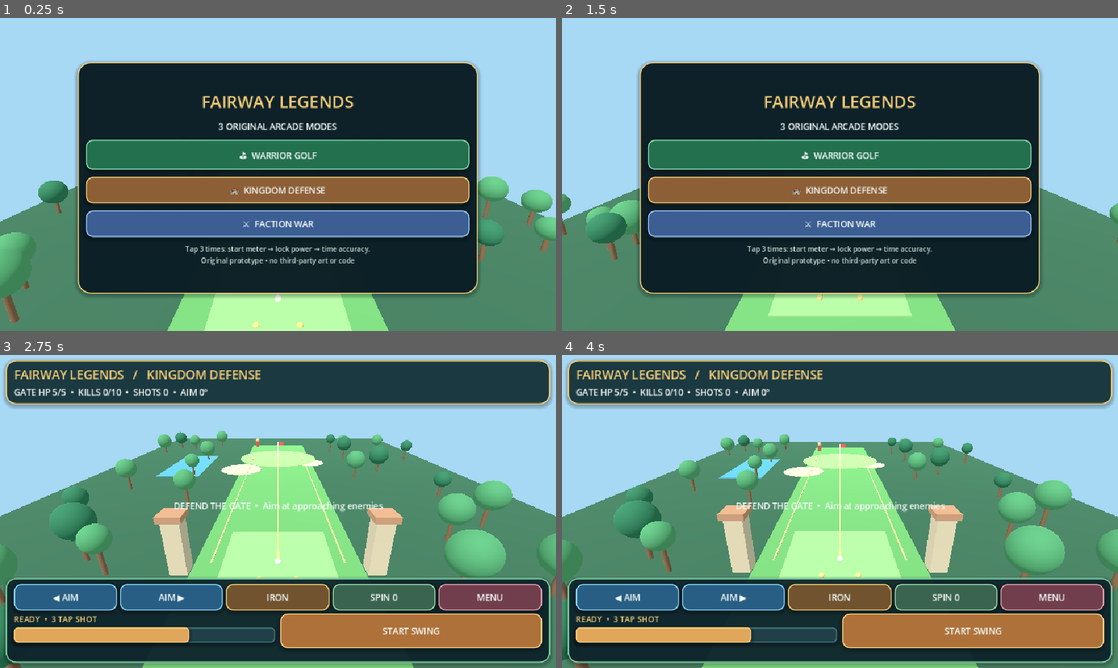
Above: before the commit, frames 1-4 (two rows, left to right).
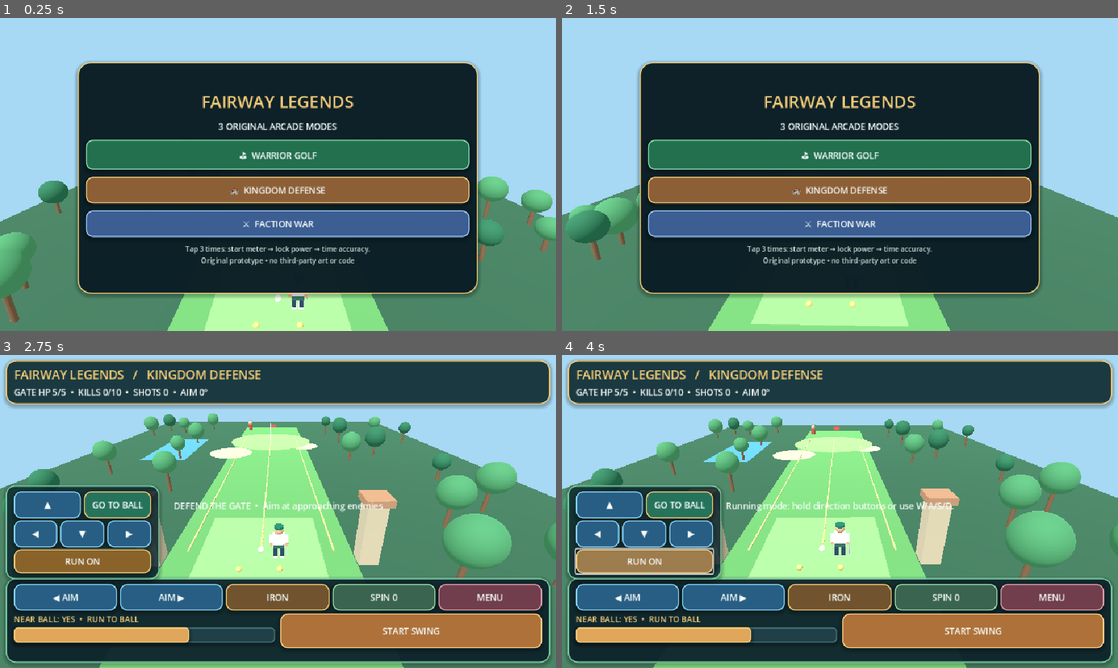
Above: after the commit, the same moments.

Repository: 168kk66-ship-it/golf-3d
Game: Godot game, scene res://main.tscn
Same seed, same stepped clock (60 frames per second), same inputs: the game is played once before the commit and once after it.
Inputs (mouse positions are in pixels of both pictures, inside the frame that each line leads up to):
- Up to frame 1 (0.25 s): no input
- Up to frame 2 (1.5 s): click "⛳ WARRIOR GOLF" at 0.5 s; click "MENU" at 1.25 s
- Up to frame 3 (2.75 s): click "🏰 KINGDOM DEFENSE" at 2 s
- Up to frame 4 (4 s): click (645, 561) at 2.75 s, where only the run after the commit has a clickable "RUN ON"; click (645, 561) at 3.5 s, where only the run after the commit has a clickable "WALK"

The runs differ from the first frame. In frame 1, 0.1% of the frame differs, in the area x 51-56%, y 88-94%; in frame 2, 3.3%; in frame 3, 26%, in the area x 0-100%, y 18-100%; in frame 4, 26%.

Commit message:
Add animated playable low-poly golfer, touch D-pad, walk/run, and ball approach without removing game modes

Diff:
--- a/scripts/legends.gd
+++ b/scripts/legends.gd
@@ -21,6 +21,24 @@
 var cam: Camera3D
 var ball: MeshInstance3D
 var aim_guide: MeshInstance3D
+var golfer: Node3D
+var golfer_visual: Node3D
+var left_leg: Node3D
+var right_leg: Node3D
+var left_arm: Node3D
+var right_arm: Node3D
+var move_panel: PanelContainer
+var run_button: Button
+var chase_button: Button
+var move_x := 0.0
+var move_z := 0.0
+var is_running := true
+var chase_ball := false
+var walk_clock := 0.0
+var avatar_heading := 0.0
+const WALK_SPEED := 3.4
+const RUN_SPEED := 7.3
+const SHOT_RANGE := 2.5
 var velocity := Vector3.ZERO
 var power_percentage := 60.0
 var accuracy_value := 0.0
@@ -162,7 +180,146 @@
 			_box(world_root, Vector3(2, 0.5, 2), Vector3(x, 5.2, 24), Color("#b48868"))
 	ball = _sphere(world_root, 0.25, TEE, WHITE)
 	aim_guide = _box(world_root, Vector3(0.085, 0.025, 4.6), Vector3.ZERO, GOLD)
+	_create_golfer()
 	_update_guide()
+
+# Original low-poly 3D golfer: head, cap, torso, arms, swinging legs and club.
+# The mesh is built entirely from Godot primitives and remains editable.
+func _create_golfer() -> void:
+	golfer = Node3D.new()
+	golfer.position = TEE + Vector3(1.45, -0.16, 0.75)
+	world_root.add_child(golfer)
+	golfer_visual = Node3D.new()
+	golfer.add_child(golfer_visual)
+	# Shoes / legs have separate pivots for a visible running animation.
+	for sign in [-1.0, 1.0]:
+		var leg := Node3D.new()
+		leg.position = Vector3(sign * 0.26, 0.96, 0.02)
+		golfer_visual.add_child(leg)
+		_box(leg, Vector3(0.29, 0.79, 0.32), Vector3(0, -0.4, 0), Color("#263e56"))
+		_box(leg, Vector3(0.37, 0.18, 0.57), Vector3(0, -0.83, -0.13), Color("#f4f6f3"))
+		if sign < 0:
+			left_leg = leg
+		else:
+			right_leg = leg
+	_box(golfer_visual, Vector3(0.94, 1.14, 0.47), Vector3(0, 1.55, 0), Color("#e2e7e5"))
+	_box(golfer_visual, Vector3(0.86, 0.33, 0.51), Vector3(0, 1.11, 0), Color("#2e6254"))
+	_box(golfer_visual, Vector3(0.48, 0.56, 0.035), Vector3(0, 1.68, -0.26), Color("#327c67"))
+	_sphere(golfer_visual, 0.34, Vector3(0, 2.43, -0.02), Color("#d7a67f"))
+	# Cap and brim; golfer faces local -Z.
+	_cylinder(golfer_visual, 0.35, 0.17, Vector3(0, 2.73, 0), Color("#1a7258"))
+	_box(golfer_visual, Vector3(0.70, 0.06, 0.31), Vector3(0, 2.70, -0.25), Color("#15533f"))
+	_sphere(golfer_visual, 0.05, Vector3(-0.12, 2.46, -0.319), Color("#302922"))
+	_sphere(golfer_visual, 0.05, Vector3(0.12, 2.46, -0.319), Color("#302922"))
+	for sign in [-1.0, 1.0]:
+		var arm := Node3D.new()
+		arm.position = Vector3(sign * 0.58, 1.94, 0.0)
+		golfer_visual.add_child(arm)
+		_box(arm, Vector3(0.29, 0.58, 0.34), Vector3(0, -0.26, 0), Color("#e4e8e6"))
+		_box(arm, Vector3(0.23, 0.38, 0.25), Vector3(0, -0.68, 0), Color("#d7a67f"))
+		if sign < 0:
+			left_arm = arm
+		else:
+			right_arm = arm
+	# Golf club attached to the golfer's right hand.
+	_cylinder(right_arm, 0.037, 1.45, Vector3(0.11, -1.40, -0.20), Color("#b9c6c9"))
+	_box(right_arm, Vector3(0.35, 0.13, 0.22), Vector3(0.0, -2.14, -0.26), Color("#404f5b"))
+	avatar_heading = 0.0
+	golfer_visual.rotation.y = avatar_heading
+	chase_ball = false
+	move_x = 0.0
+	move_z = 0.0
+
+
+func _move_hold(axis: String, value: float, held: bool) -> void:
+	if axis == "x":
+		move_x = value if held else (0.0 if is_equal_approx(move_x, value) else move_x)
+	else:
+		move_z = value if held else (0.0 if is_equal_approx(move_z, value) else move_z)
+	if held:
+		chase_ball = false
+
+
+func _direction_button(label_text: String, axis: String, value: float) -> Button:
+	var btn := _button(label_text, Color("#285e83"), Color("#8ad7fc"))
+	btn.custom_minimum_size = Vector2(57, 47)
+	btn.button_down.connect(func(): _move_hold(axis, value, true))
+	btn.button_up.connect(func(): _move_hold(axis, value, false))
+	return btn
+
+
+func _toggle_run() -> void:
+	is_running = not is_running
+	run_button.text = "RUN ON" if is_running else "WALK"
+	if is_running:
+		hint_label.text = "Running mode: hold direction buttons or use W/A/S/D."
+	else:
+		hint_label.text = "Walking mode: hold direction buttons or use W/A/S/D."
+
+
+func _chase_golf_ball() -> void:
+	if mode == "menu" or phase == "flying":
+		return
+	chase_ball = true
+	hint_label.text = "Golfer is running toward the ball. Tap a direction to steer."
+
+
+func _near_ball() -> bool:
+	if not is_instance_valid(golfer) or not is_instance_valid(ball):
+		return false
+	return Vector2(golfer.position.x, golfer.position.z).distance_to(Vector2(ball.position.x, ball.position.z)) < SHOT_RANGE
+
+
+func _animate_golfer(dt: float, moving: bool, pace: float) -> void:
+	if not is_instance_valid(golfer_visual):
+		return
+	if moving:
+		walk_clock += dt * pace
+	var swing := sin(walk_clock) * (0.8 if moving else 0.0)
+	left_leg.rotation.x = lerpf(left_leg.rotation.x, swing, minf(dt * 14.0, 1.0))
+	right_leg.rotation.x = lerpf(right_leg.rotation.x, -swing, minf(dt * 14.0, 1.0))
+	left_arm.rotation.x = lerpf(left_arm.rotation.x, -swing * 0.75, minf(dt * 12.0, 1.0))
+	right_arm.rotation.x = lerpf(right_arm.rotation.x, swing * 0.40, minf(dt * 12.0, 1.0))
+	var y_offset := absf(sin(walk_clock)) * 0.07 if moving else 0.0
+	golfer_visual.position.y = lerpf(golfer_visual.position.y, y_offset, minf(dt * 12.0, 1.0))
+
+
+func _update_golfer(dt: float) -> void:
+	if mode == "menu" or not is_instance_valid(golfer):
+		return
+	var walking := Vector3.ZERO
+	if phase == "ready" or phase == "done":
+		walking.x = move_x
+		walking.z = move_z
+		if Input.is_key_pressed(KEY_A):
+			walking.x -= 1.0
+		if Input.is_key_pressed(KEY_D):
+			walking.x += 1.0
+		if Input.is_key_pressed(KEY_W):
+			walking.z -= 1.0
+		if Input.is_key_pressed(KEY_S):
+			walking.z += 1.0
+		if chase_ball:
+			var target := ball.position - golfer.position
+			target.y = 0
+			if target.length() <= 1.58:
+				chase_ball = false
+				hint_label.text = "At the ball! Aim and tap START SWING."
+			else:
+				walking = target.normalized()
+	var moving := walking.length_squared() > 0.01
+	if moving:
+		walking = walking.normalized()
+		var pace := RUN_SPEED if is_running or chase_ball or Input.is_key_pressed(KEY_SHIFT) else WALK_SPEED
+		golfer.position += walking * pace * dt
+		golfer.position.x = clampf(golfer.position.x, -33.0, 33.0)
+		golfer.position.z = clampf(golfer.position.z, -45.0, 45.0)
+		avatar_heading = atan2(walking.x, -walking.z)
+		golfer_visual.rotation.y = lerp_angle(golfer_visual.rotation.y, avatar_heading, minf(dt * 12.0, 1.0))
+		_animate_golfer(dt, true, 12.0 if is_running or chase_ball else 7.0)
+	else:
+		_animate_golfer(dt, false, 0.0)
+
 
 func _panel_style(color: Color, border: Color, radius: int = 17) -> StyleBoxFlat:
 	var s := StyleBoxFlat.new()
@@ -297,6 +454,39 @@
 	swing_button.custom_minimum_size = Vector2(164, 60)
 	swing_button.pressed.connect(_press_swing)
 	row_two.add_child(swing_button)
+
+	# Visible mobile direction pad, run toggle and approach-ball shortcut.
+	move_panel = PanelContainer.new()
+	move_panel.anchor_left = 0
+	move_panel.anchor_right = 0
+	move_panel.anchor_top = 1
+	move_panel.anchor_bottom = 1
+	move_panel.offset_left = 10
+	move_panel.offset_right = 275
+	move_panel.offset_top = -315
+	move_panel.offset_bottom = -163
+	move_panel.add_theme_stylebox_override("panel", _panel_style(Color(0.05, 0.15, 0.18, 0.80), Color("#7bcfa4"), 15))
+	root.add_child(move_panel)
+	var movement_box := VBoxContainer.new()
+	movement_box.add_theme_constant_override("separation", 3)
+	move_panel.add_child(movement_box)
+	var move_top := HBoxContainer.new()
+	move_top.add_theme_constant_override("separation", 5)
+	movement_box.add_child(move_top)
+	move_top.add_child(_direction_button("▲", "z", -1.0))
+	chase_button = _button("GO TO BALL", Color("#26735c"), GOLD)
+	chase_button.pressed.connect(_chase_golf_ball)
+	move_top.add_child(chase_button)
+	var move_bottom := HBoxContainer.new()
+	move_bottom.add_theme_constant_override("separation", 5)
+	movement_box.add_child(move_bottom)
+	move_bottom.add_child(_direction_button("◀", "x", -1.0))
+	move_bottom.add_child(_direction_button("▼", "z", 1.0))
+	move_bottom.add_child(_direction_button("▶", "x", 1.0))
+	run_button = _button("RUN ON", Color("#8a632b"), GOLD)
+	run_button.custom_minimum_size = Vector2(190, 40)
+	run_button.pressed.connect(_toggle_run)
+	movement_box.add_child(run_button)
 
 	menu_panel = PanelContainer.new()
 	menu_panel.anchor_left = 0.14
@@ -343,7 +533,11 @@
 	hud_top.visible = false
 	hud_bottom.visible = false
 	hint_label.visible = false
+	move_panel.visible = false
 	menu_panel.visible = true
+	move_x = 0.0
+	move_z = 0.0
+	chase_ball = false
 
 func _start_mode(next_mode: String) -> void:
 	mode = next_mode
@@ -367,6 +561,7 @@
 	last_lie = TEE
 	hud_top.visible = true
 	hud_bottom.visible = true
+	move_panel.visible = true
 	hint_label.visible = true
 	menu_panel.visible = false
 	if mode == "golf":
@@ -410,6 +605,10 @@
 	if mode == "menu" or phase == "done" or phase == "flying":
 		return
 	if phase == "ready":
+		if not _near_ball():
+			hint_label.text = "TOO FAR! Walk/run to the ball or press GO TO BALL."
+			chase_ball = true
+			return
 		phase = "power"
 		meter_time = 0
 		hint_label.text = "Tap again to LOCK POWER!"
@@ -443,6 +642,7 @@
 		cam.position = cam.position.lerp(Vector3(0, 16, 40), minf(dt * 1.6, 1.0))
 		cam.look_at(Vector3(0, 0, -10), Vector3.UP)
 		return
+	_update_golfer(dt)
 	if phase == "power":
 		meter_time += dt
 		power_percentage = 15.0 + 85.0 * absf(sin(meter_time * 2.25))
@@ -454,9 +654,10 @@
 	if mode == "defense" and phase != "done":
 		_update_defense(dt)
 	if is_instance_valid(ball):
-		var target := ball.position + Vector3(0, 13, 20)
-		cam.position = cam.position.lerp(target, minf(dt * 2.2, 1.0))
-		cam.look_at(ball.position + Vector3(0, 0, -11), Vector3.UP)
+		var focus := ball.position if phase == "flying" else golfer.position
+		var target := focus + Vector3(0, 12.0, 17.0)
+		cam.position = cam.position.lerp(target, minf(dt * 2.5, 1.0))
+		cam.look_at(focus + Vector3(0, 0, -8), Vector3.UP)
 	_refresh_ui()
 
 func _simulate_ball(dt: float) -> void:
@@ -543,6 +744,9 @@
 func _reset_ball_to_tee() -> void:
 	velocity = Vector3.ZERO
 	ball.position = TEE
+	if is_instance_valid(golfer):
+		golfer.position = TEE + Vector3(1.45, -0.16, 0.75)
+	chase_ball = false
 	aim_degrees = 0
 	phase = "ready"
 	aim_guide.visible = true
@@ -623,10 +827,12 @@
 	club_button.text = CLUB_NAMES[club_index]
 	spin_button.text = "SPIN %d" % spin_index
 	swing_button.disabled = phase == "flying" or phase == "done"
+	if mode == "golf" and phase == "ready" and not _near_ball():
+		swing_button.text = "GO TO BALL FIRST"
 	if phase == "ready":
-		swing_button.text = "START SWING"
+		swing_button.text = "START SWING" if _near_ball() else "GO TO BALL FIRST"
 		meter.value = power_percentage
-		meter_label.text = "READY  •  3 TAP SHOT"
+		meter_label.text = "NEAR BALL: " + ("YES" if _near_ball() else "NO") + "  •  RUN TO BALL"
 	elif phase == "power":
 		swing_button.text = "LOCK POWER"
 		meter.value = power_percentage
@@ -650,10 +856,14 @@
 			KEY_SPACE, KEY_ENTER:
 				if mode != "menu":
 					_press_swing()
-			KEY_LEFT, KEY_A:
+			KEY_LEFT:
 				_adjust_aim(-4.0)
-			KEY_RIGHT, KEY_D:
+			KEY_RIGHT:
 				_adjust_aim(4.0)
+			KEY_G:
+				_chase_golf_ball()
+			KEY_R:
+				_toggle_run()
 			KEY_TAB:
 				_switch_club()
 			KEY_ESCAPE:
